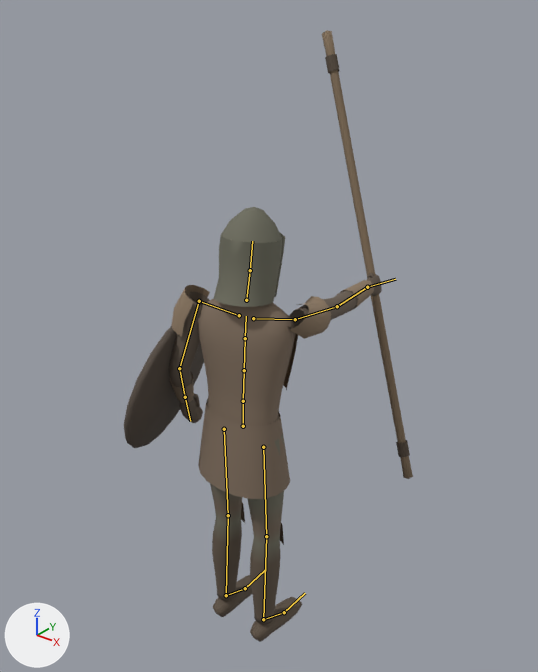
One commit to the glTF model assets/models/characters/hazekiller.glb: the scene before it, then after it.
Rendered twice from a camera (50 mm lens) standing at (1.53, -1.76, 2.48) and looking at (-0.1, 0.27, 1.21). The axes (+X, +Y, +Z) are drawn at lower left. The lights are the same throughout. The first picture is the older version. Both versions are drawn at frame 5 of the action 'pull'; the numbers are the values there. The bones that change, and the others that lie on the model, are drawn over the model as lines.

Objects in the first picture: 'Hazekiller'.
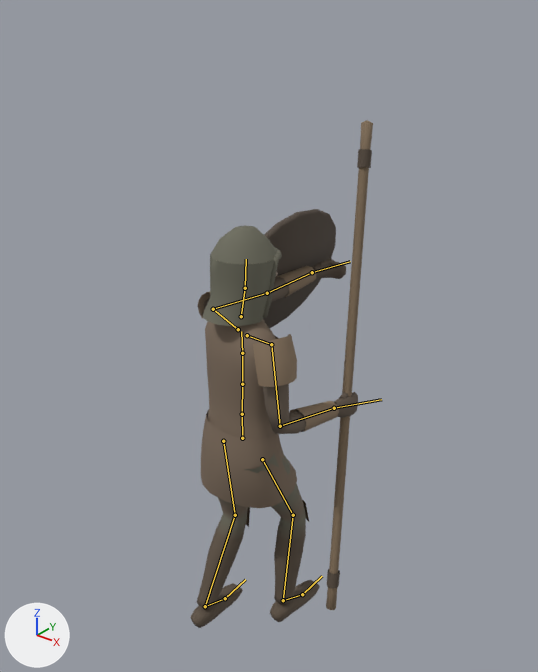
The change in detail:
Bone 'Hips' (bone_hips) moves from (0.0, 0.0, 0.0) to (0.0, -0.05, -0.006).
Bone 'Spine' (bone_spine) turns from (3, 5, 0) to (1, -5, 0) degrees about its own x, y and z.
Bone 'Chest' (bone_chest) turns from (4, 5, 0) to (1, -5, 0) degrees about its own x, y and z.
Bone 'UpperChest' (bone_upperchest) turns from (4, 5, 0) to (1, -5, 0) degrees about its own x, y and z.
Bone 'RightUpperArm' (bone_rightupperarm) turns from (87, 10, 20) to (6, -6, 29) degrees about its own x, y and z.
Bone 'RightLowerArm' (bone_rightlowerarm) turns from (2, 0, 0) to (78, 0, 0) degrees about its own x, y and z.
Bone 'RightHand' (bone_righthand) turns from (-9, 0, 0) to (-6, 0, 0) degrees about its own x, y and z.
Bone 'LeftUpperArm' (bone_leftupperarm) turns from (7, -1, -24) to (87, -10, -20) degrees about its own x, y and z.
Bone 'LeftLowerArm' (bone_leftlowerarm) turns from (30, 0, 0) to (2, 0, 0) degrees about its own x, y and z.
Bone 'LeftHand' (bone_lefthand) turns from (0, 0, 0) to (-9, 0, 0) degrees about its own x, y and z.
Bone 'RightUpperLeg' (bone_rightupperleg) turns from (0, 0, 0) to (25, 0, 0) degrees about its own x, y and z.
Bone 'RightLowerLeg' (bone_rightlowerleg) turns from (0, 0, 0) to (-31, 0, 0) degrees about its own x, y and z.
Bone 'RightFoot' (bone_rightfoot) turns from (0, 0, 0) to (6, 0, 0) degrees about its own x, y and z.
Bone 'LeftUpperLeg' (bone_leftupperleg) turns from (0, 0, 0) to (9, 0, 2) degrees about its own x, y and z.
Bone 'LeftLowerLeg' (bone_leftlowerleg) turns from (0, 0, 0) to (-32, 0, 0) degrees about its own x, y and z.
Bone 'LeftFoot' (bone_leftfoot) turns from (0, 0, 0) to (23, -2, -2) degrees about its own x, y and z.

Where the change shows, as pixel boxes (x1, y1, x2, y2) in the pictures (538 x 672 px):
'Hazekiller', posed (37% narrower, 17% shorter): before (124, 30, 413, 642); after (191, 120, 373, 628)
bone 'Hips', root to tip: before (243, 426) to (243, 401); after (242, 438) to (242, 414)
bone 'Spine', root to tip: before (243, 401) to (244, 370); after (242, 414) to (242, 384)
bone 'Chest', root to tip: before (244, 370) to (245, 338); after (242, 384) to (242, 353)
bone 'UpperChest', root to tip: before (245, 338) to (246, 316); after (242, 353) to (241, 331)
bone 'RightUpperArm', root to tip: before (295, 319) to (337, 306); after (271, 344) to (280, 426)
bone 'RightLowerArm', root to tip: before (337, 306) to (367, 287); after (280, 426) to (334, 408)
bone 'RightHand', root to tip: before (367, 287) to (395, 279); after (334, 408) to (381, 399)
bone 'LeftUpperArm', root to tip: before (199, 301) to (179, 368); after (213, 309) to (267, 293)
bone 'LeftLowerArm', root to tip: before (179, 368) to (185, 397); after (267, 293) to (312, 272)
bone 'LeftHand', root to tip: before (185, 397) to (190, 421); after (312, 272) to (350, 261)
bone 'RightUpperLeg', root to tip: before (263, 447) to (266, 536); after (262, 459) to (293, 515)
bone 'RightLowerLeg', root to tip: before (266, 536) to (263, 619); after (293, 515) to (283, 600)
bone 'RightFoot', root to tip: before (263, 619) to (284, 612); after (283, 600) to (302, 594)
bone 'LeftUpperLeg', root to tip: before (224, 429) to (228, 515); after (223, 441) to (235, 515)
bone 'LeftLowerLeg', root to tip: before (228, 515) to (226, 595); after (235, 515) to (205, 606)
bone 'LeftFoot', root to tip: before (226, 595) to (245, 588); after (205, 606) to (225, 598)
